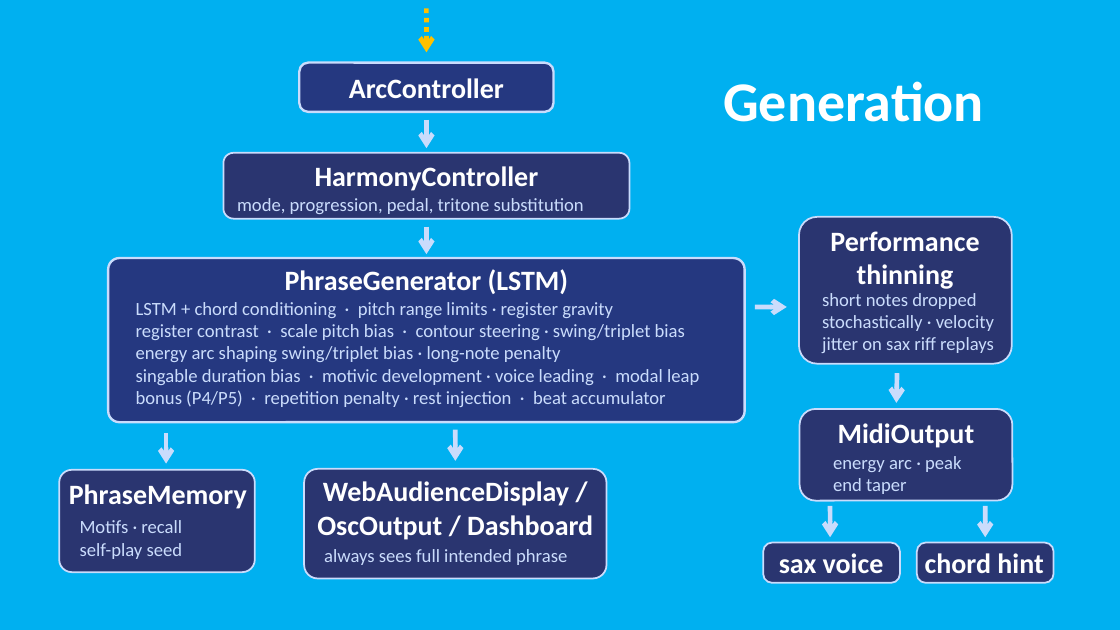
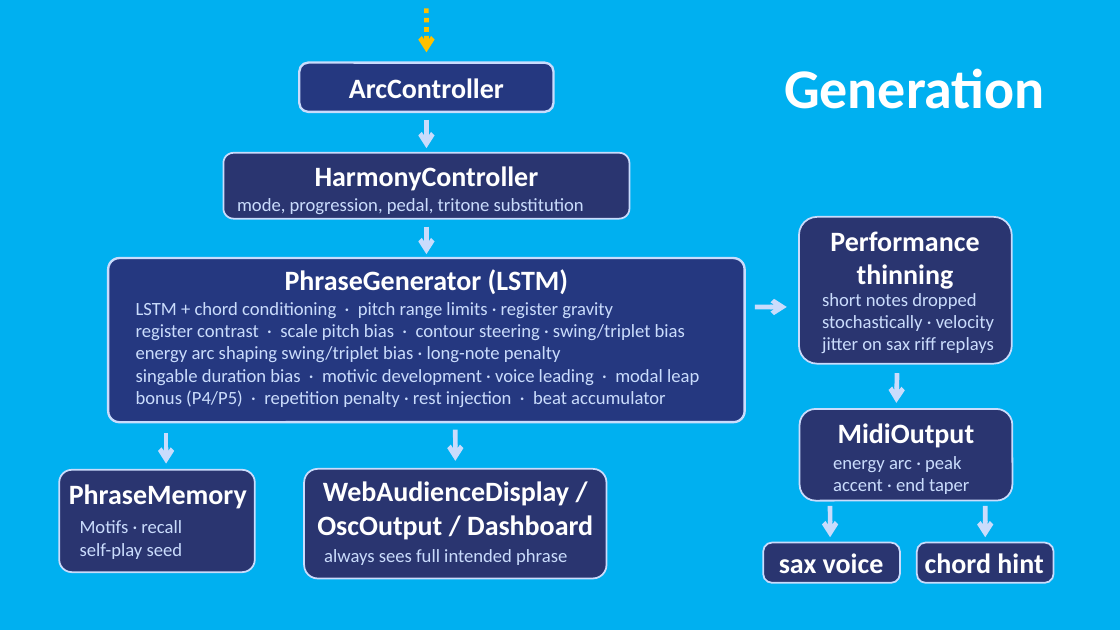
Before and after one commit to davidderoure/wolfson, a slide deck: slide 7 of docs/wolfson.pptx. Drawn at 1120x630 pixels with LibreOffice and Linux fonts; fonts in the diff are those of the drawing. Boxes give left, top, right and bottom in pixels: in the first picture for what was removed or moved away, otherwise in the second. Text is boxed around its words. In the diff, an @@ line names an element or a change of style, - is before the commit and + after.

```diff
--- a/docs/wolfson.pptx
+++ b/docs/wolfson.pptx
@@ text "Generation": place and size @@
-text "Generation" at bbox=[723, 81, 984, 122]
+text "Generation" at bbox=[784, 68, 1045, 109]
@@ text at bbox=[833, 456, 969, 494]: text changed @@
-energy arc · peak
-end taper
+energy arc · peak accent · end taper
```
Also in this commit, not shown: 3 other slides changed, 1 other file.
